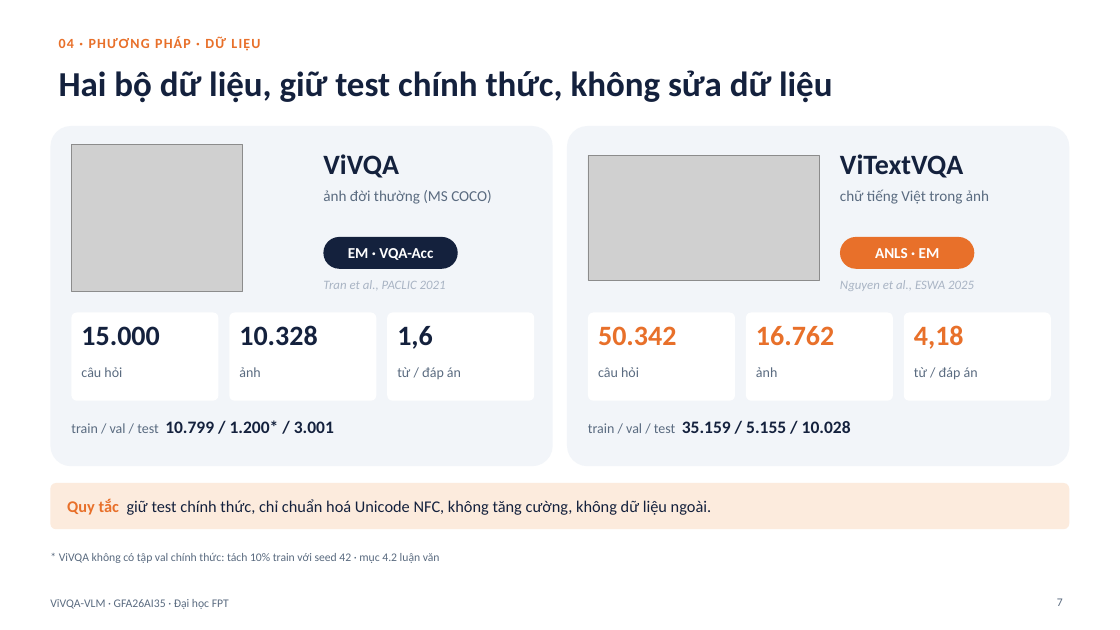
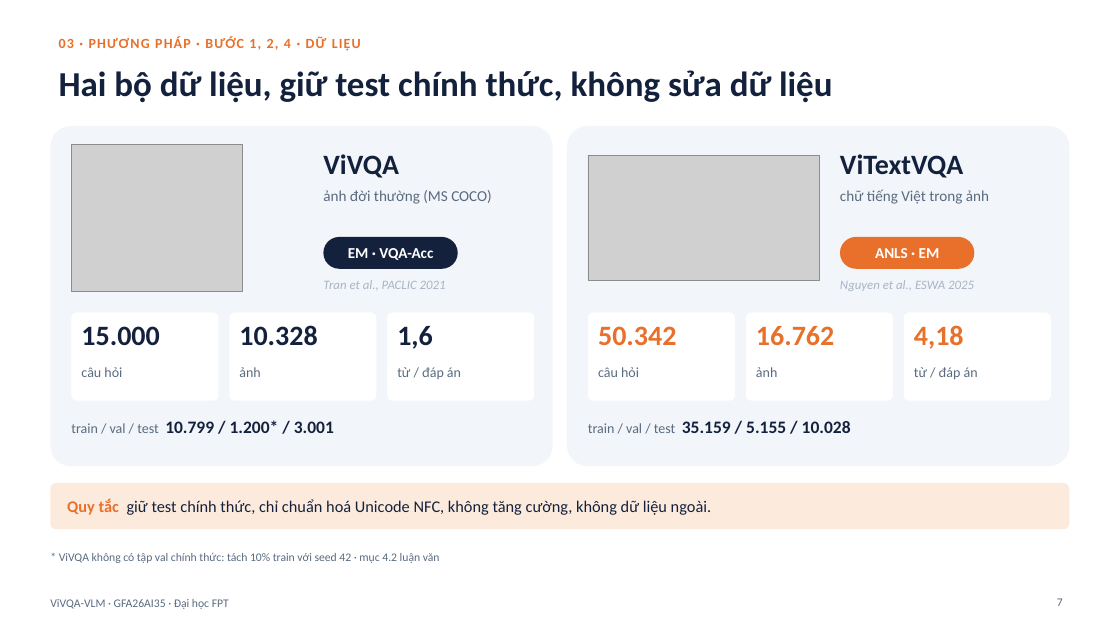
Before and after one commit to PLHGNAOH/ViVQA-VLM, a slide deck: slide 7 of docs/04_slides/KLTN_TV_Short.pptx. Drawn at 1120x630 pixels with LibreOffice and Linux fonts; fonts in the diff are those of the drawing; grey boxes stand for pictures; background and template pictures are left out. Boxes give left, top, right and bottom in pixels: in the first picture for what was removed or moved away, otherwise in the second. Text is boxed around its words. In the diff, an @@ line names an element or a change of style, - is before the commit and + after.

```diff
--- a/docs/04_slides/KLTN_TV_Short.pptx
+++ b/docs/04_slides/KLTN_TV_Short.pptx
@@ text at [59, 36, 361, 51]: text changed @@
-04 · PHƯƠNG PHÁP · DỮ LIỆU
+03 · PHƯƠNG PHÁP · BƯỚC 1, 2, 4 · DỮ LIỆU
```
Also in this commit, not shown: 13 other slides changed, 1 slide added, 1 slide removed, 1 other file.
